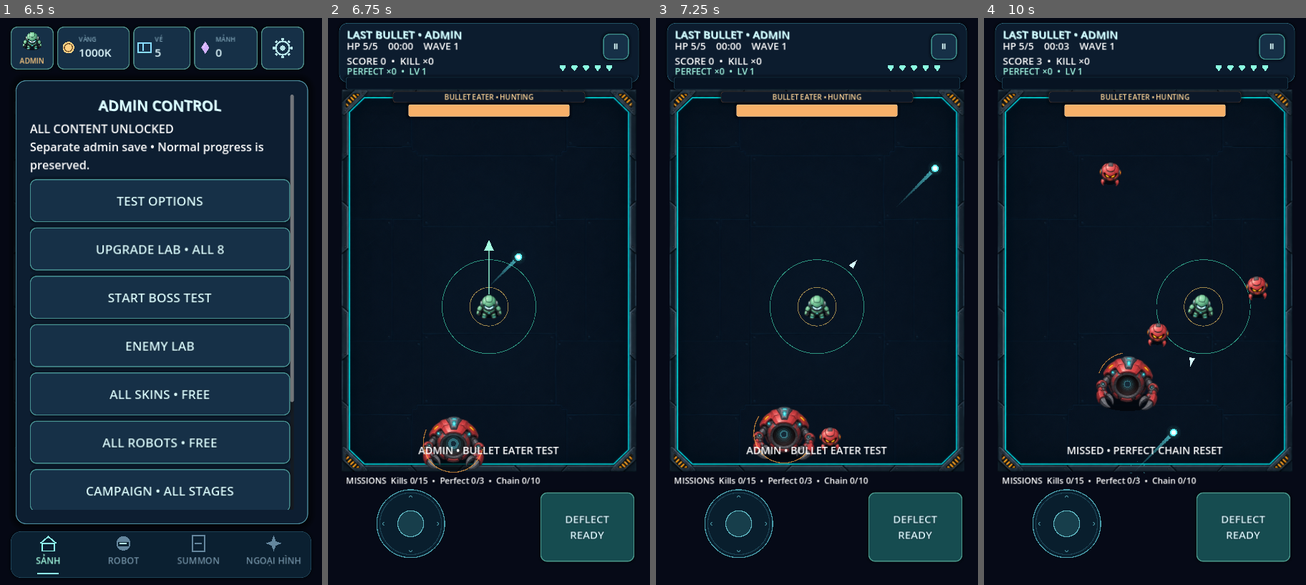
Above: before the commit, frames 1-4 (left to right).
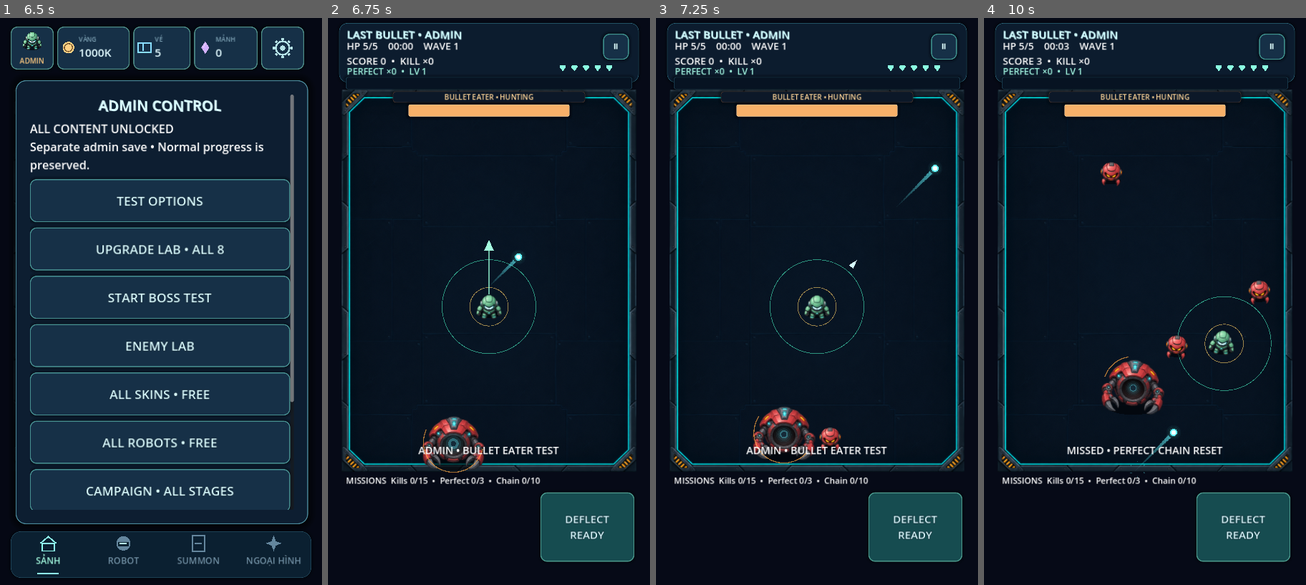
Above: after the commit, the same moments.

Repository: tai23082004l02-svg/LAST-BULLET
Game: Godot game, scene res://scenes/Main.tscn
Same seed, same stepped clock (60 frames per second), same inputs: the game is played once before the commit and once after it.
Inputs (mouse positions are in pixels of both pictures, inside the frame that each line leads up to):
- Up to frame 1 (6.5 s): click "‹" at 0.5 s; tap Enter at 1.25 s; move the mouse to (231, 273) at 1.27 s; hold D 1.28-2 s; click (231, 273) at 1.42 s; tap Space at 1.52 s; click "NEXT ›" at 2 s; click "NEXT ›" at 2.75 s; click "‹ PREV" at 3.5 s; click "HỒ SƠ" at 4.25 s; click "QUẢN TRỊ / ADMIN" at 5 s; click "ENABLE ADMIN • UNLOCK ALL" at 5.75 s
- Up to frame 2 (6.75 s): click "START BOSS TEST" at 6.5 s
- Up to frame 3 (7.25 s): no input
- Up to frame 4 (10 s): click "DEFLECT READY" at 7.25 s; click "DEFLECT READY" at 8 s; drag from (1080, 329) to (1128, 414) at 8.77 s; move the mouse to (1177, 176) at 9.52 s; hold D from 9.53 s (still down); click (1177, 176) at 9.67 s

Frame 1 is identical in both runs. In frame 2, 0.5% of the frame differs, in the area x 15-37%, y 83-96%; in frame 3, 0.5%; in frame 4, 3.2%, in the area x 15-90%, y 25-96%.

Commit message:
feat: hidden floating joystick across left play area

Diff:
--- a/last-bullet/scripts/game.gd
+++ b/last-bullet/scripts/game.gd
@@ -475,7 +475,7 @@
 	if event is InputEventScreenTouch or event is InputEventScreenDrag or event is InputEventMouse:
 		pointer = event.position-Vector2(horizontal_padding,0)
 	if event is InputEventScreenTouch:
-		if event.pressed and pointer.x < 340 and pointer.y > Balance.ARENA.end.y+10 and joystick_id == -1:
+		if event.pressed and in_movement_zone(pointer) and joystick_id == -1:
 			joystick_id = event.index
 			joystick_origin = comfortable_stick_origin(pointer)
 			joystick_touch_origin = pointer
@@ -486,7 +486,7 @@
 		joystick = ((pointer - joystick_touch_origin) / 70).limit_length()
 	# Mouse joystick for desktop preview; keyboard works independently.
 	if event is InputEventMouseButton and event.button_index == MOUSE_BUTTON_LEFT:
-		if event.pressed and pointer.x < 340 and pointer.y > Balance.ARENA.end.y+10:
+		if event.pressed and in_movement_zone(pointer) and joystick_id == -1:
 			joystick_id = -2
 			joystick_origin = comfortable_stick_origin(pointer)
 			joystick_touch_origin = pointer
@@ -496,9 +496,12 @@
 	if event is InputEventMouseMotion and joystick_id == -2:
 		joystick = ((pointer - joystick_touch_origin)/70).limit_length()
 
+func in_movement_zone(pointer: Vector2) -> bool:
+	return pointer.x >= 0 and pointer.x < 360 and pointer.y >= Balance.ARENA.position.y and pointer.y < canvas_height-safe_margins.y
+
 func comfortable_stick_origin(pointer: Vector2) -> Vector2:
-	# Floating stick stays in the thumb zone even when a touch starts at an edge.
-	return pointer.clamp(Vector2(150,Balance.ARENA.end.y+112),Vector2(260,canvas_height-safe_margins.y-125))
+	# The ring follows the finger inside the safe play area, without clipping edges.
+	return pointer.clamp(Vector2(80,Balance.ARENA.position.y+80),Vector2(280,canvas_height-safe_margins.y-90))
 
 func reset_stick() -> void:
 	joystick_id = -1
@@ -947,17 +950,19 @@
 		draw_colored_polygon(PackedVector2Array([pointer+direction*13,pointer-direction.rotated(0.65)*10,pointer-direction.rotated(-0.65)*10]),Color("d7fdff"))
 	if is_instance_valid(bullet) and bullet.capture > 0:
 		draw_line(bullet.position,player,Color(1,0.8,0.3,0.4),3)
-	# Thumb controls: layered rings and a damped visual thumb cap.
-	draw_circle(joystick_origin,76,Color(0.04,0.13,0.19,0.85))
-	draw_arc(joystick_origin,76,0,TAU,64,Color(0.4,0.85,0.9,0.7),2)
-	draw_arc(joystick_origin,69,0,TAU,64,Color(0.3,0.65,0.75,0.25),2)
-	for i in range(4):
-		var direction := Vector2.from_angle(i*PI/2)
-		draw_line(joystick_origin+direction*59-direction.orthogonal()*4,joystick_origin+direction*63,Color(0.4,0.8,0.85,0.5),2)
-		draw_line(joystick_origin+direction*63,joystick_origin+direction*59+direction.orthogonal()*4,Color(0.4,0.8,0.85,0.5),2)
-	var thumb := joystick_origin+joystick*48
-	draw_circle(thumb,29,Color("173e4b"))
-	draw_arc(thumb,29,0,TAU,40,Color("60b9c3"),2)
+	# Floating joystick appears only while dragging.
+	if joystick_id != -1 and state == "playing":
+		# Thumb controls: layered rings and a damped visual thumb cap.
+		draw_circle(joystick_origin,76,Color(0.04,0.13,0.19,0.85))
+		draw_arc(joystick_origin,76,0,TAU,64,Color(0.4,0.85,0.9,0.7),2)
+		draw_arc(joystick_origin,69,0,TAU,64,Color(0.3,0.65,0.75,0.25),2)
+		for i in range(4):
+			var direction := Vector2.from_angle(i*PI/2)
+			draw_line(joystick_origin+direction*59-direction.orthogonal()*4,joystick_origin+direction*63,Color(0.4,0.8,0.85,0.5),2)
+			draw_line(joystick_origin+direction*63,joystick_origin+direction*59+direction.orthogonal()*4,Color(0.4,0.8,0.85,0.5),2)
+		var thumb := joystick_origin+joystick*48
+		draw_circle(thumb,29,Color("173e4b"))
+		draw_arc(thumb,29,0,TAU,40,Color("60b9c3"),2)
 
 func deflect_radius() -> float:
 	return Balance.DEFLECT_RADIUS + upgrades[7]*18
--- a/last-bullet/tests/admin_mobile.gd
+++ b/last-bullet/tests/admin_mobile.gd
@@ -91,12 +91,33 @@
 	assert(game.joystick_origin.y+76 < 1568)
 	assert(game.joystick_origin.x == 185)
 	var edge: Vector2 = game.comfortable_stick_origin(Vector2(1,1599))
-	assert(edge.x >= 150 and edge.y+76 < 1568)
-	assert(edge.y-76 > Balance.ARENA.end.y)
+	assert(edge.x >= 80 and edge.y+76 < 1568)
+	assert(game.in_movement_zone(Vector2(200,400)))
+	assert(not game.in_movement_zone(Vector2(500,400)))
+	assert(not game.in_movement_zone(Vector2(200,50)))
 	game.joystick = Vector2.ONE
 	game.joystick_id = 3
 	game.reset_stick()
 	assert(game.joystick == Vector2.ZERO and game.joystick_id == -1)
+	var touch := InputEventScreenTouch.new()
+	touch.index = 2
+	touch.position = Vector2(200,600)
+	touch.pressed = true
+	game._unhandled_input(touch)
+	assert(game.joystick_id == 2 and game.joystick == Vector2.ZERO)
+	var drag := InputEventScreenDrag.new()
+	drag.index = 2
+	drag.position = Vector2(270,600)
+	game._unhandled_input(drag)
+	assert(game.joystick.x == 1 and game.joystick.y == 0)
+	# Second finger cannot steal movement; GUI-consumed release still stops it.
+	touch.index = 3
+	game._unhandled_input(touch)
+	assert(game.joystick_id == 2)
+	touch.index = 2
+	touch.pressed = false
+	game._input(touch)
+	assert(game.joystick_id == -1 and game.joystick == Vector2.ZERO)
 	assert(Balance.ARENA.has_point(game.bullet.position))
 	game.layout_viewport(Vector2(1000,1280))
 	await process_frame
Not shown, changed: last-bullet/docs/SESSION_HANDOFF.md
Not shown, changed: last-bullet/docs/TOUCH_CONTROLS.md
